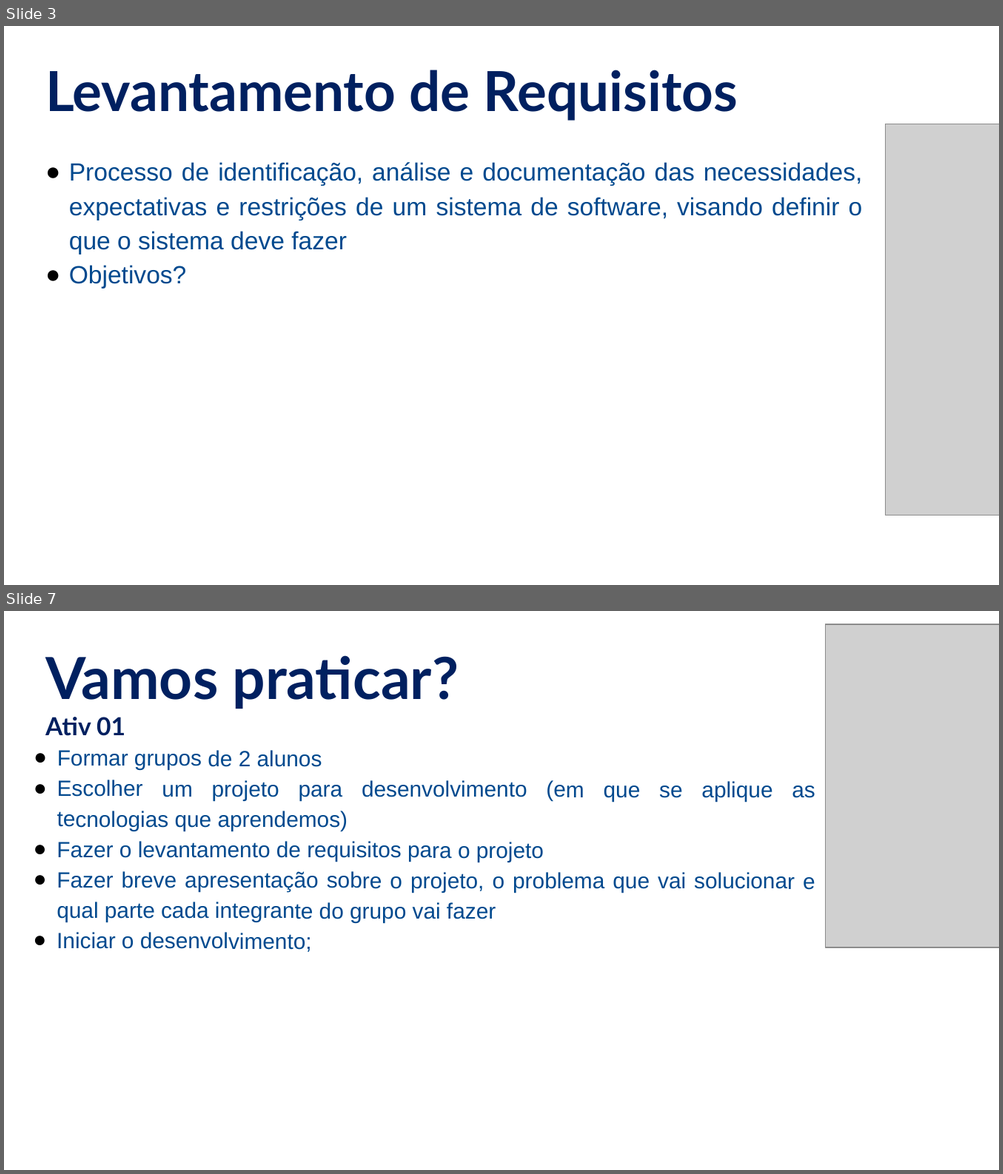
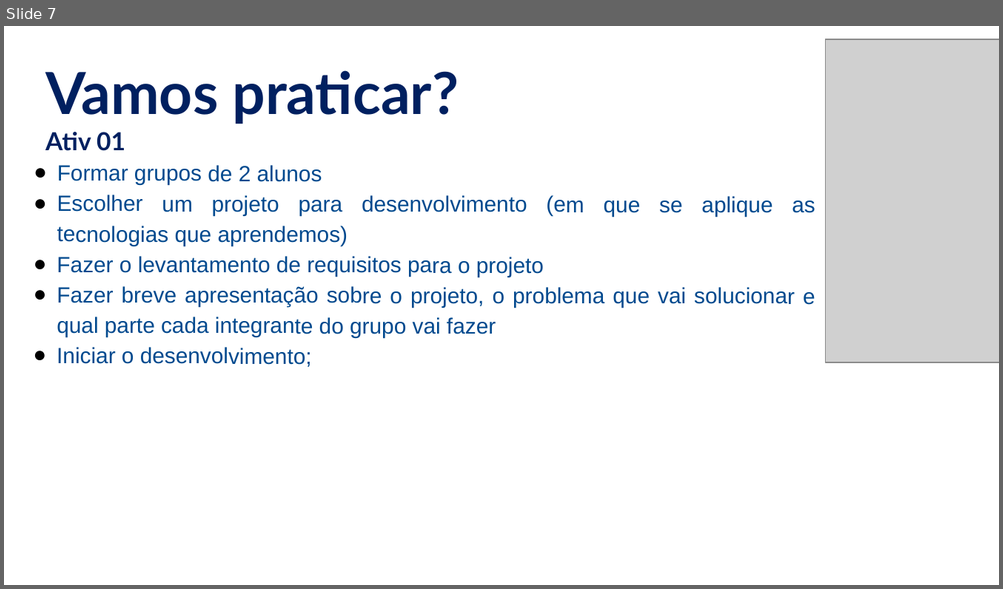
Before and after one commit to NaturalCoder/TI96, a slide deck: aula10/Aula10.pptx. Shown one above the other, each under a label of ours: slides 3 and 7 before the commit, slide 7 after it; the slides between them are not shown. The pictures are 1003x1174 and 1003x589 pixels, drawn with LibreOffice and Linux fonts; fonts in the diff are those of the drawing; grey boxes stand for pictures. Boxes give left, top, right and bottom in pixels: in the first picture for what was removed or moved away, otherwise in the second. Text is boxed around its words. In the diff, an @@ line names an element or a change of style, - is before the commit and + after.

```diff
--- a/aula10/Aula10.pptx
+++ b/aula10/Aula10.pptx
@@ slide 3 removed at (4, 26, 999, 585), background #FFFFFF @@
@@ text removed at (45, 70, 737, 121) @@
-Levantamento de Requisitos
@@ picture removed at (885, 124, 999, 517) @@
@@ text removed at (69, 162, 862, 289) @@
-● Processo de identificação, análise e documentação das necessidades, expectativas e restrições de um sistema de software, visando definir o que o sistema deve fazer
-● Objetivos?
```
Also in this commit, not shown: 2 slides changed, 4 slides added, 6 other slides removed, 1 other file.
